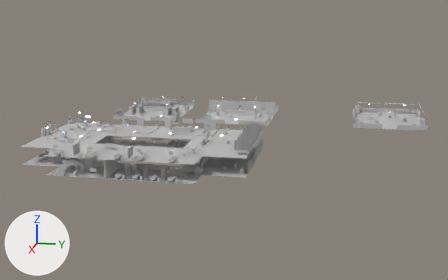
Before and after pictures for a commit that changed the Blender file ArtSource/HospitalInteriors/HospitalInteriors.blend.
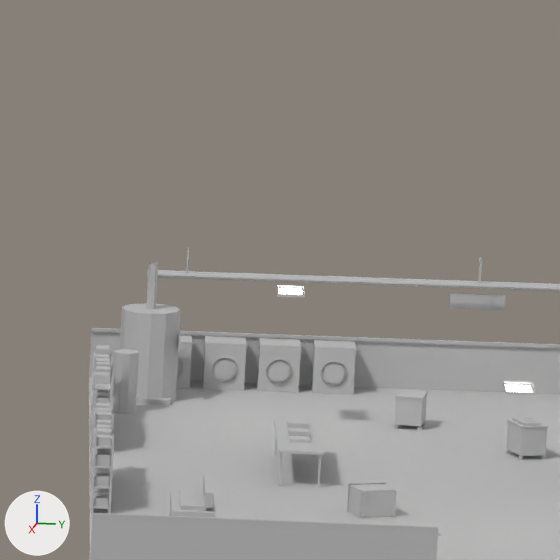
The first picture shows the older version from a 50 mm lens placed at (155.2, 124.2, 37.6), pointed at (3.4, 93.8, -0.4). The close-ups show the older and then the newer version on the part from 77% to 88% of the width and 28% to 45% of the height of that picture. Only the edits that show in the close-ups are written down. Arrows for +X, +Y and +Z are at lower left; the lights stay in place.

Before the edit, the objects in view are built like this:
```python
me_laundry = bpy.data.meshes.new('Laundry')
me_laundry.from_pydata(...)  # 7518 vertices, 1810 faces; spans x -39.9..-15.9, y 126.1..145.9, z 0.0..3.6
# faces by material slot: [82, 1725, 3]
me_laundry.materials.append(mat_quackville_town_atlas)  # its picture is missing
me_laundry.materials.append(mat_quackville_industrial_atlas)  # its picture is missing
me_laundry.materials.append(mat_subway_lamp_lens)  # white #ffffff, glowing white #fffcf3
ob_laundry = bpy.data.objects.new('Laundry', me_laundry)
ob_laundry.location = (0.0, 0.0, 0.0)
```
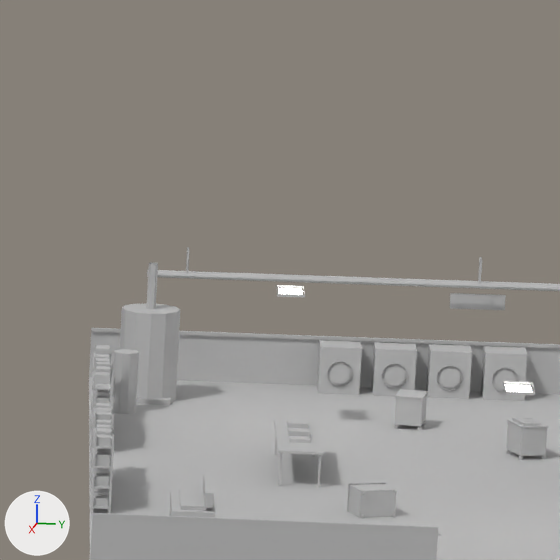
The change in detail:
me_laundry is used by ob_laundry; location (0.0, 0.0, 0.0).
me_laundry had 7518 vertices, 1810 faces and spanned x -39.9..-15.9, y 126.1..145.9, z 0.0..3.6.
me_laundry now has 7498 vertices, 1805 faces and spans x -39.9..-15.9, y 126.1..145.9, z 0.0..3.6.
me_laundry part 1: the loose piece of 4 vertices spanning x -39.7..-38.8, y 131.9, z 0.0..1.2 is moved by (0.0, 0.2, 0.0).
me_laundry part 2: the loose piece of 4 vertices spanning x -38.8, y 131.9..132.9, z 0.0..1.2 is moved by (0.0, 0.2, 0.0).
me_laundry part 3: the loose piece of 4 vertices spanning x -39.7..-38.8, y 131.9..132.9, z 1.2 is moved by (0.0, 0.2, 0.0).
me_laundry part 4: the loose piece of 4 vertices spanning x -38.8, y 131.9..132.9, z 1.0..1.2 is moved by (0.0, 0.2, 0.0).
me_laundry part 5: the loose piece of 4 vertices spanning x -39.7..-38.8, y 130.5, z 0.0..1.2 is moved by (0.0, 2.9, 0.0).
me_laundry part 6: the loose piece of 4 vertices spanning x -38.8, y 130.5..131.5, z 0.0..1.2 is moved by (0.0, 2.9, 0.0).
me_laundry part 7: the loose piece of 4 vertices spanning x -39.7..-38.8, y 130.5..131.5, z 1.2 is moved by (0.0, 2.9, 0.0).
me_laundry part 8: 52 loose pieces with 238 vertices, spanning x -39.7..-36.5, y 127.7..131.3, z 0.0..1.8, are deleted.
me_laundry part 9: 10 vertices moved from x -38.8..-38.7, y 132.3..132.7, z 0.2..0.8 to x -38.8..-38.7, y 132.3..132.7, z 0.3..0.9; 14 vertices removed from x -38.8..-38.7, y 132.1..132.7, z 0.3..0.9; 232 vertices added at x -39.7..-38.7, y 132.3..137.3, z 0.0..1.2.
Other edits to the shape of me_laundry do not show in these pictures.

Pixel boxes (x1, y1, x2, y2) of what changed, in the close-ups (560 x 560 px; the box of a moved part takes in the faces that stretch with it):
part 1 of me_laundry, moved or reshaped
    before: (311, 344, 315, 389)
    after: (317, 343, 321, 390)
part 2 of me_laundry, moved or reshaped
    before: (312, 347, 356, 395)
    after: (318, 347, 362, 395)
part 3 of me_laundry, moved or reshaped
    before: (314, 340, 356, 348)
    after: (320, 340, 362, 349)
part 4 of me_laundry, moved or reshaped
    before: (316, 349, 354, 357)
    after: (322, 349, 360, 357)
part 5 of me_laundry, moved or reshaped
    before: (257, 339, 260, 390)
    after: (372, 343, 376, 393)
part 6 of me_laundry, moved or reshaped
    before: (258, 345, 301, 393)
    after: (373, 349, 417, 396)
part 7 of me_laundry, moved or reshaped
    before: (259, 338, 301, 346)
    after: (374, 342, 417, 351)
part 8 of me_laundry, deleted
    before: (176, 328, 289, 391)
part 9 of me_laundry, built on
    before: (324, 361, 344, 386)
    after: (328, 344, 527, 401)
